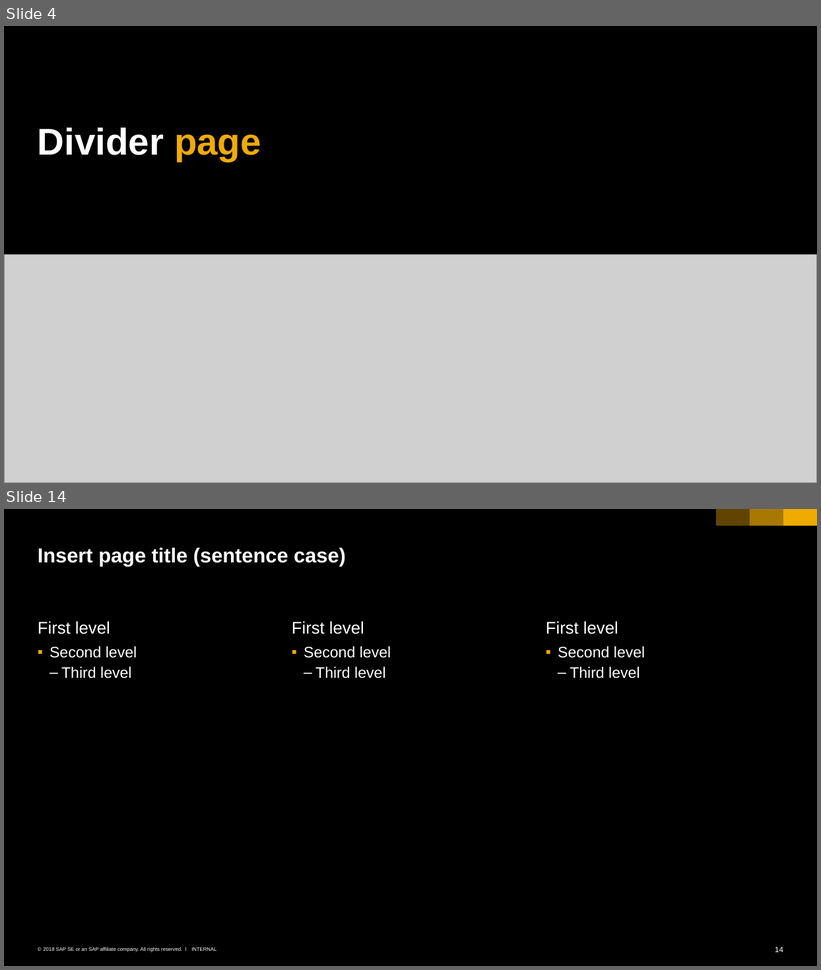
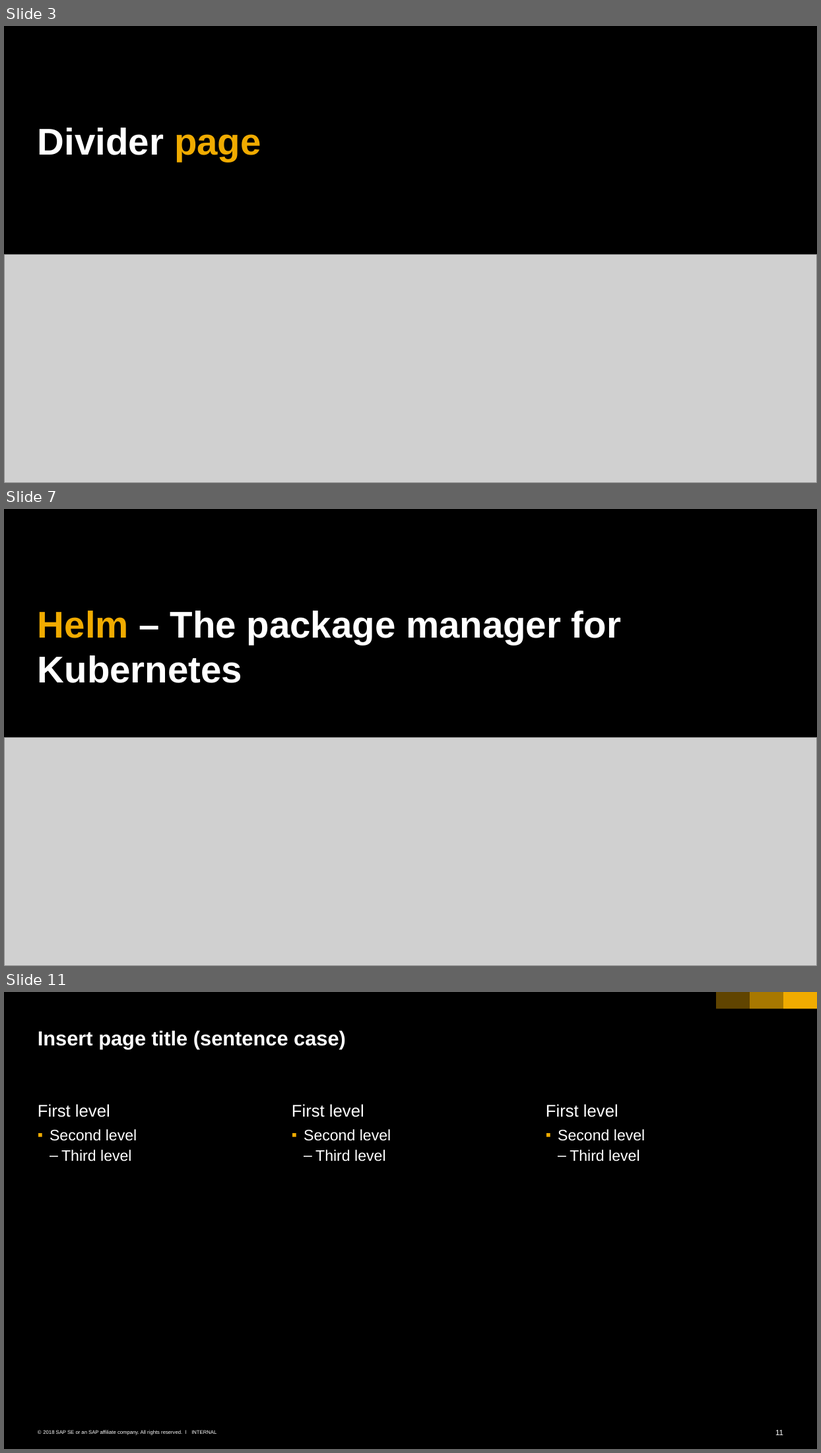
Before and after one commit to HackYourCareer/201805_HYC-devops-community_chapter2, a slide deck: presentation/dc_c2.pptx. Shown one above the other, each under a label of ours: slides 4 and 14 before the commit, slides 3, 7 and 11 after it; the slides between them are not shown. The pictures are 821x970 and 821x1453 pixels, drawn with LibreOffice and Linux fonts; fonts in the diff are those of the drawing; grey boxes stand for pictures. Boxes give left, top, right and bottom in pixels: in the first picture for what was removed or moved away, otherwise in the second. Text is boxed around its words. In the diff, an @@ line names an element or a change of style, - is before the commit and + after.

Commit message:
Create charts for deployments, adding helm presentation parts

```diff
--- a/presentation/dc_c2.pptx
+++ b/presentation/dc_c2.pptx
@@ slide 7 added at <box>4,509,817,966</box>, background #000000 @@
@@ title added at <box>38,611,621,683</box>, 44 pt, text #FFFFFF, bold @@
+Helm – The package manager for Kubernetes
@@ picture added at <box>4,737,817,966</box> @@
@@ what was slide 4 is now slide 3 @@
@@ what was slide 14 is now slide 11 @@
@@ page number at <box>776,1430,783,1436</box>: text changed @@
-14
+11
```
Also in this commit, not shown: 1 slide changed, 5 other slides added, 9 slides removed, 17 other files.
